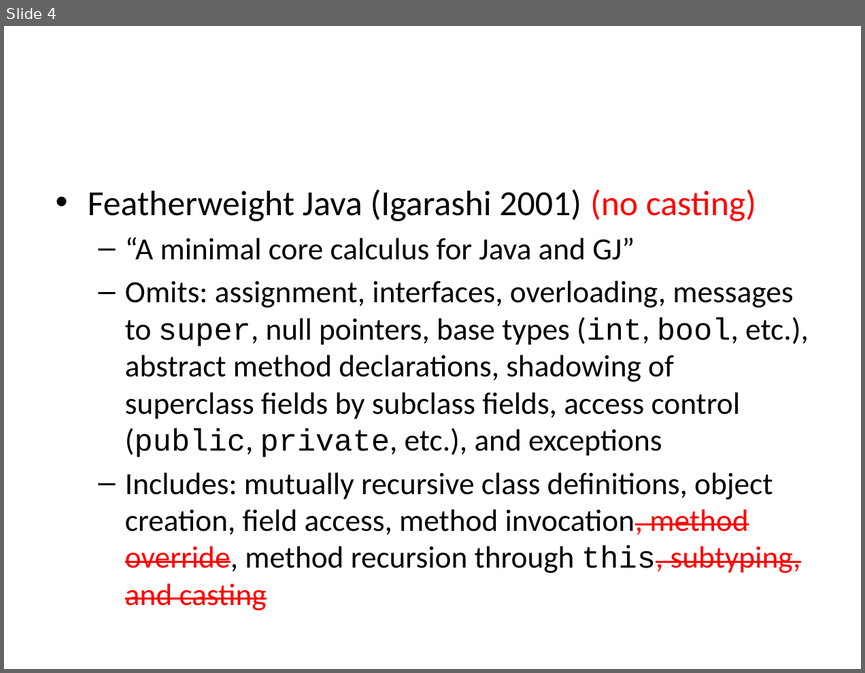
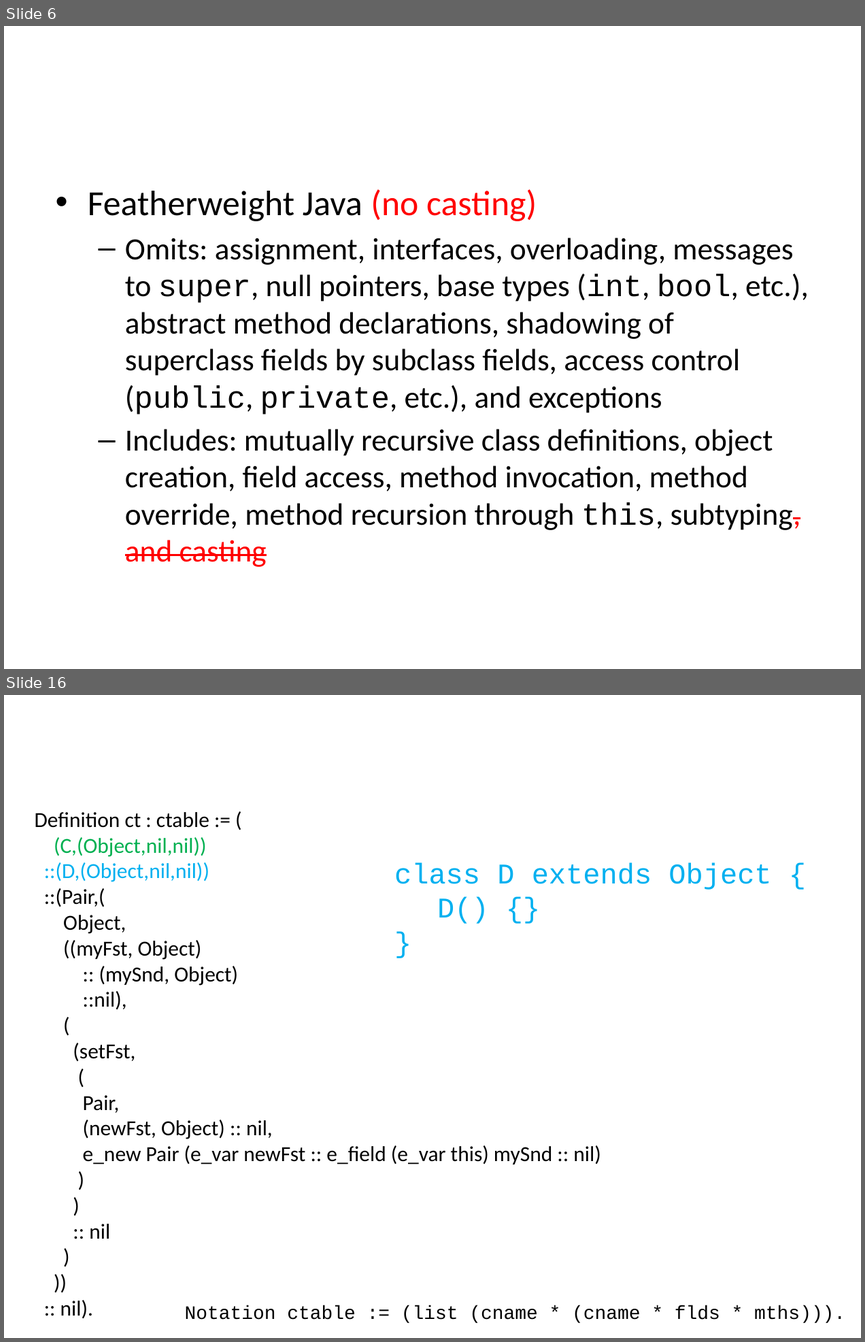
Before and after one commit to tgduckworth/FeatherEvaluator, a slide deck: Document/Presentation.pptx. Shown one above the other, each under a label of ours: slide 4 before the commit, slides 6 and 16 after it; the slides between them are not shown. The pictures are 865x673 and 865x1342 pixels, drawn with LibreOffice and Linux fonts; fonts in the diff are those of the drawing; background and template pictures are left out. Boxes give left, top, right and bottom in pixels: in the first picture for what was removed or moved away, otherwise in the second. Text is boxed around its words. In the diff, an @@ line names an element or a change of style, - is before the commit and + after.

Commit message:
Some changes to the example to make things more readable. Completion of PowerPoint.

```diff
--- a/Document/Presentation.pptx
+++ b/Document/Presentation.pptx
@@ slide 16 added at (4, 695, 861, 1338), background picture (left out) @@
@@ title added at (193, 705, 687, 764), 39.6 pt, text #FFFFFF @@
+Example
@@ text added at (35, 812, 600, 1318), 18 pt, text #000000 @@
+Definition ct : ctable := (
+(C,(Object,nil,nil))
+::(D,(Object,nil,nil))
+::(Pair,(
+Object,
+((myFst, Object)
+:: (mySnd, Object)
+::nil),
+(
+(setFst,
+(
+Pair,
+(newFst, Object) :: nil,
+e_new Pair (e_var newFst :: e_field (e_var this) mySnd :: nil)
+)
+)
+:: nil
+)
+))
+:: nil).
@@ text added at (394, 862, 771, 923), 24 pt, text #00B0F0 @@
+class D extends Object {
+D() {}
+}
@@ text added at (185, 1305, 845, 1323), 16 pt, text #000000 @@
+Notation ctable := (list (cname * (cname * flds * mths))).
@@ what was slide 4 is now slide 6 @@
@@ slide 6 changed as well @@
@@ text at (88, 189, 536, 221): text changed @@
-• Featherweight Java (Igarashi 2001) (no casting)
-  – “A minimal core calculus for Java and GJ”
+• Featherweight Java (no casting)
@@ text at (125, 429, 801, 567): text colour #FF0000 to #000000, strikethrough off in "invocation, method override, this, subtyping," @@
```
Also in this commit, not shown: 2 other slides changed, 22 other slides added, 4 slides removed, 2 other files.
